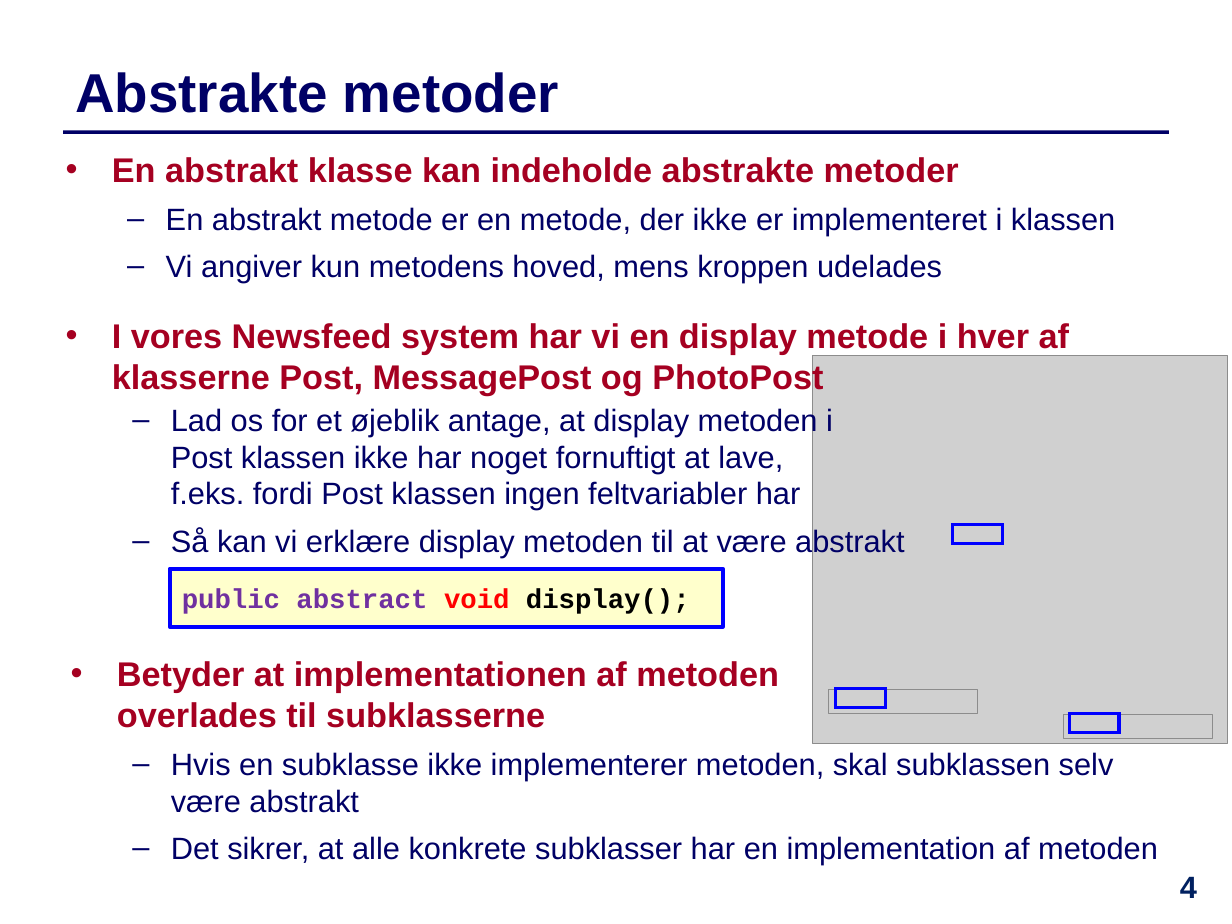
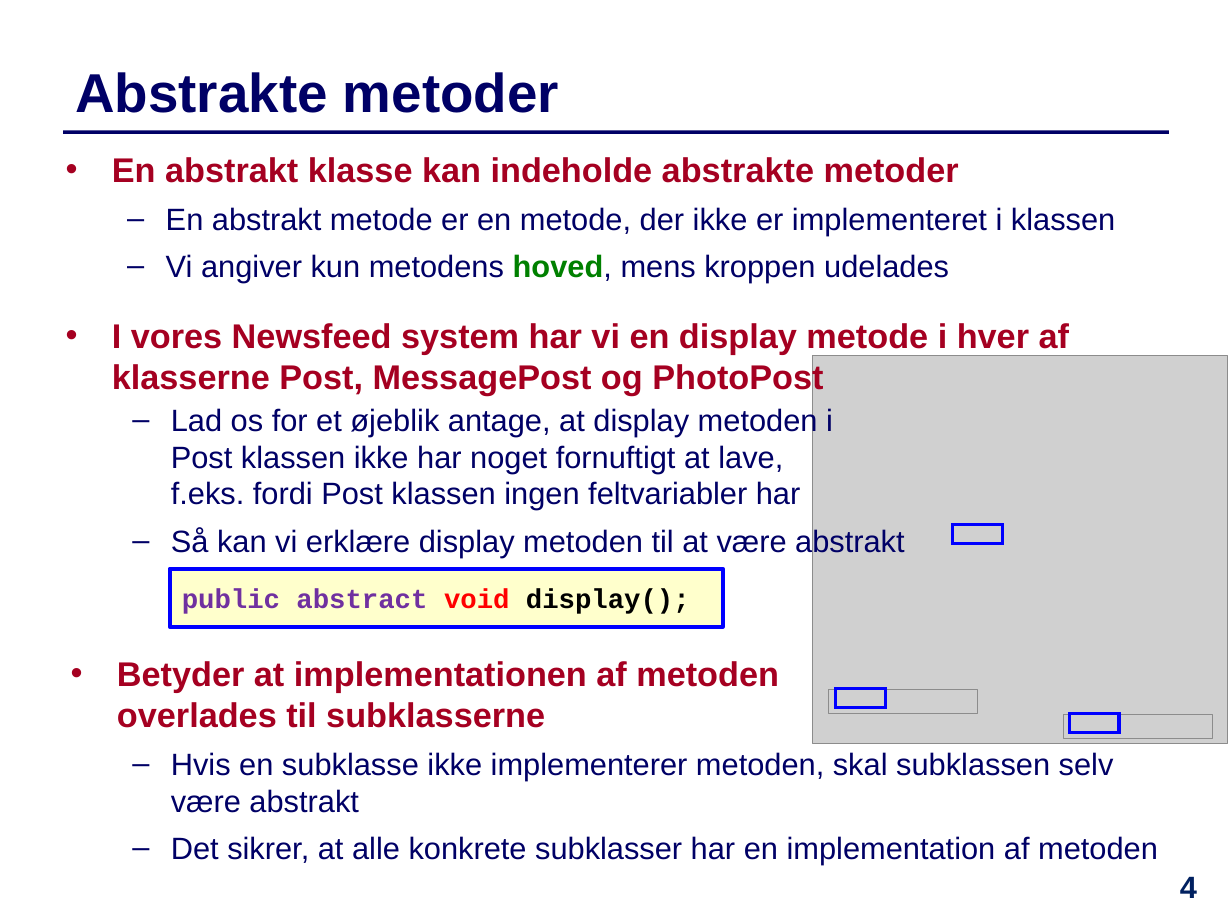
Before and after one commit to IntProgAU/Materiale, a slide deck: slide 4 of web/e21/uge_12/Slides-Uge12.pptx. Drawn at 1232x924 pixels with LibreOffice and Linux fonts; fonts in the diff are those of the drawing; grey boxes stand for pictures. Boxes give left, top, right and bottom in pixels: in the first picture for what was removed or moved away, otherwise in the second. Text is boxed around its words. In the diff, an @@ line names an element or a change of style, - is before the commit and + after.

```diff
--- a/web/e21/uge_12/Slides-Uge12.pptx
+++ b/web/e21/uge_12/Slides-Uge12.pptx
@@ text at <box>166,254,949,283</box>: text colour #000066 to #008000, bold on in "hoved," @@
```
Also in this commit, not shown: 1 other file.
